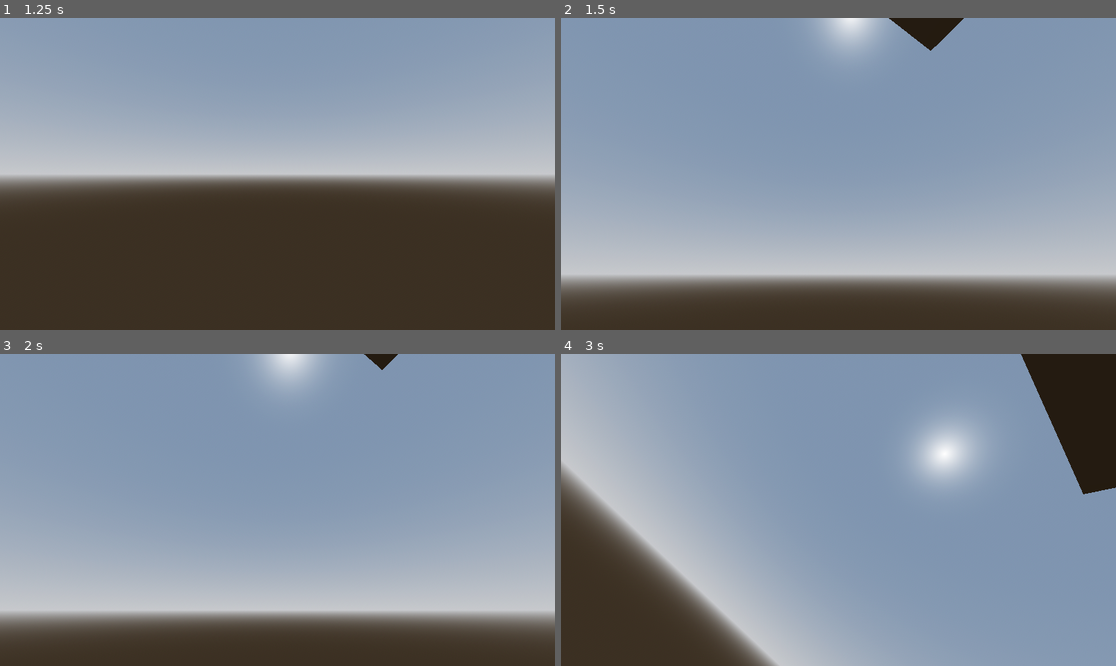
Above: before the commit, frames 1-4 (two rows, left to right).
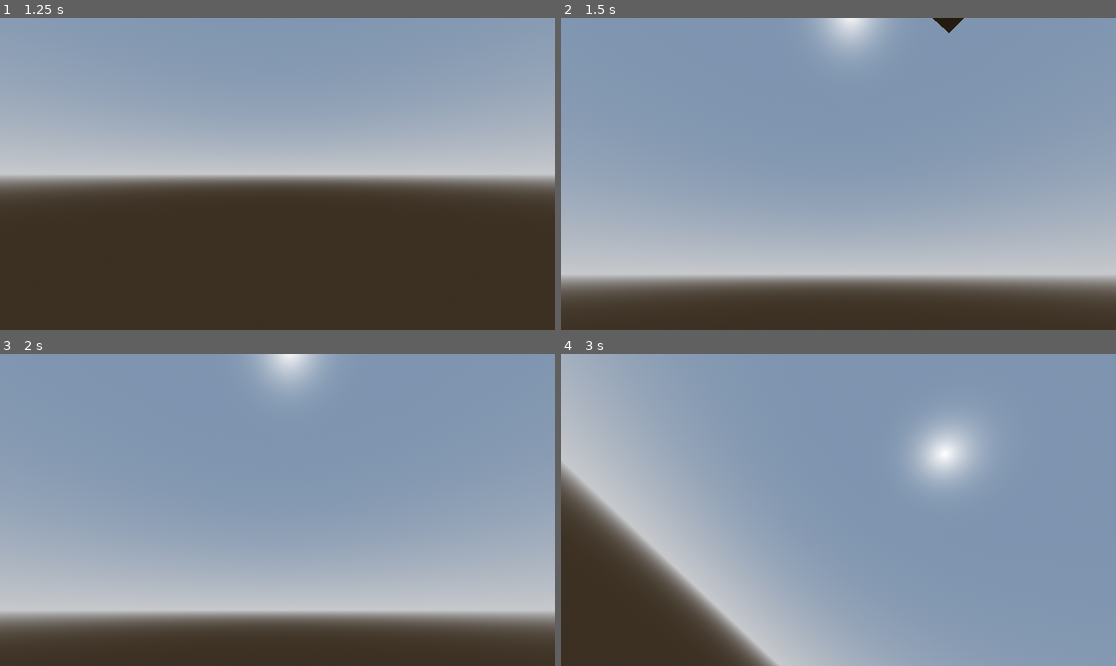
Above: after the commit, the same moments.

Repository: popsiiicle/spacegame
Game: Godot game, scene res://Scenes/3dlevel.tscn
Two runs of this game, one before a commit and one after it. Both use one fixed random seed, a clock stepped at 60 frames per second and the inputs below.
Inputs (mouse positions are in pixels of both pictures, inside the frame that each line leads up to):
- Up to frame 1 (1.25 s): tap Enter at 0.5 s; move the mouse to (249, 236) at 0.52 s; hold W (forward) from 0.53 s (still down); tap Ctrl (crouch) at 0.6 s; click (249, 236) at 0.67 s; tap Space (jump) at 0.77 s
- Up to frame 2 (1.5 s): keep holding W (forward); tap Space (jump) at 1.25 s; move the mouse to (877, 177) at 1.27 s; tap Shift (dash) at 1.35 s
- Up to frame 3 (2 s): keep holding W (forward); tap Space (jump) at 1.52 s
- Up to frame 4 (3 s): move the mouse to (794, 506) at 2.02 s; hold Q (rotate_l) 2.03-2.78 s; move the mouse to (844, 510) at 2.77 s; release W (forward) at 2.78 s; hold A (left) from 2.78 s (still down); tap E (rotate_r) at 2.85 s

Frame 1 is identical in both runs. In frame 2, 0.6% of the frame differs, in the area x 59-70%, y 0-11%; in frame 3, 0.2%; in frame 4, 5.1%, in the area x 82-100%, y 0-45%.
Error before the commit: Invalid access to property or key 'direction_3d' on a base object of type 'CharacterBody3D (player)'. (res://Scripts/SpaceState.gd:14)

Commit message:
SPACE STATE FINALLY WORKING
probably broken forever but its ok.

Diff:
--- a/Scripts/SpaceState.gd
+++ b/Scripts/SpaceState.gd
@@ -13,8 +13,9 @@
 		#floaty code
 	var direction_3d = gvars.player.direction_3d
 	var velocity = gvars.player.velocity
-	if gvars.player.direction_3d:
+	if direction_3d:
 		velocity += direction_3d*THRUSTVEL*delta
 		if velocity.length() >= TOPAIRSPEED:
 			velocity = velocity*(TOPAIRSPEED/velocity.length())
 			#combine to speed limitone line later
+	gvars.player.velocity = velocity
--- a/Scripts/player.gd
+++ b/Scripts/player.gd
@@ -6,8 +6,7 @@
 const SENS = 0.00375 ## Mouse Sensitivity
 const SPEED = 5.0 ## Player speed
 const JUMP_VELOCITY = 4.5 ## Player jump velocity
-const THRUSTVEL = 10 ## Constant thrust velocity using WSAD keys
-const TOPAIRSPEED = 30 ## At this speed, the thrusters shut off
+
 const DASHSTRENGTH = 10 ## How strong the dash ability is
 const ROTATIONSPEED = .0005 ## How fast the character rotates
 var ingrav = true ##true if the user is in a gravitational field.  Used for normal controls
@@ -17,6 +16,7 @@
 var dashcd := Timer.new() ## cooldown for the dash ability
 #timer for dash cooldown
 
+var direction_3d = Vector3(0,0,0) ##Direction of input in local coordinates of the camera
 
 #What happens when dash goes off cooldown
 func dashcd_reset() -> void:
@@ -96,7 +96,7 @@
 	#gets input direction in 3d and constrained to 2d
 	var input_dir = get_vector3("left", "right", "crouch", "jump","forward","back")
 	#var direction_2d = (neck.transform.basis * Vector3(input_dir.x, 0, input_dir.z)).normalized()
-	var direction_3d = camera.global_transform.basis * input_dir
+	direction_3d = camera.global_transform.basis * input_dir
 
 
 
